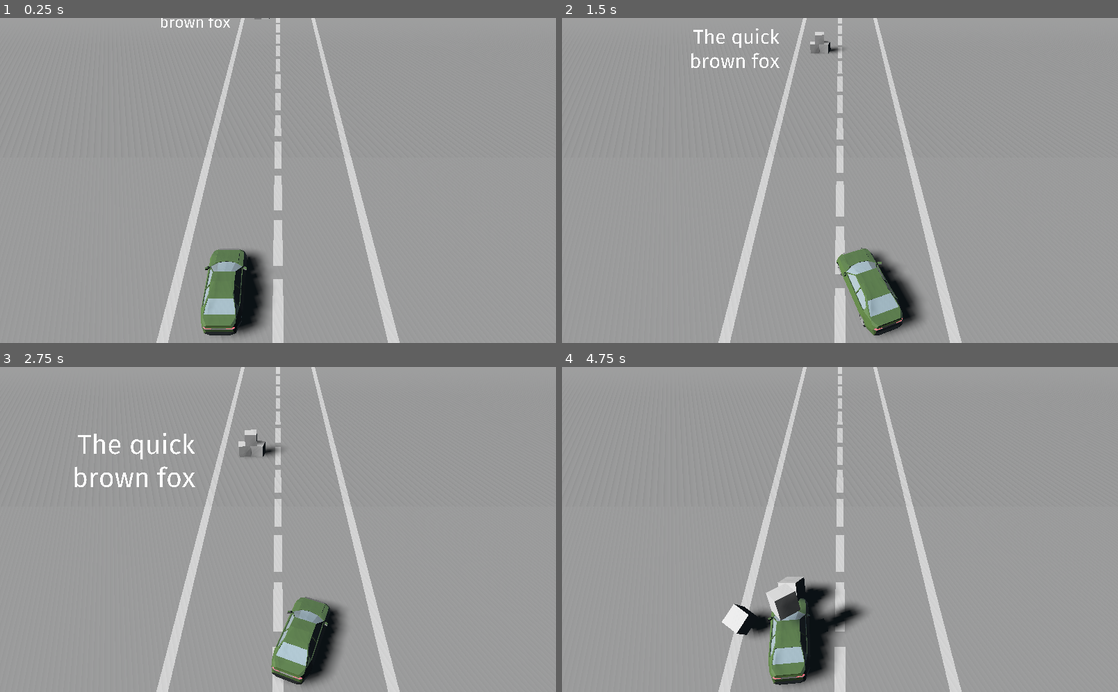
Above: before the commit, frames 1-4 (two rows, left to right).
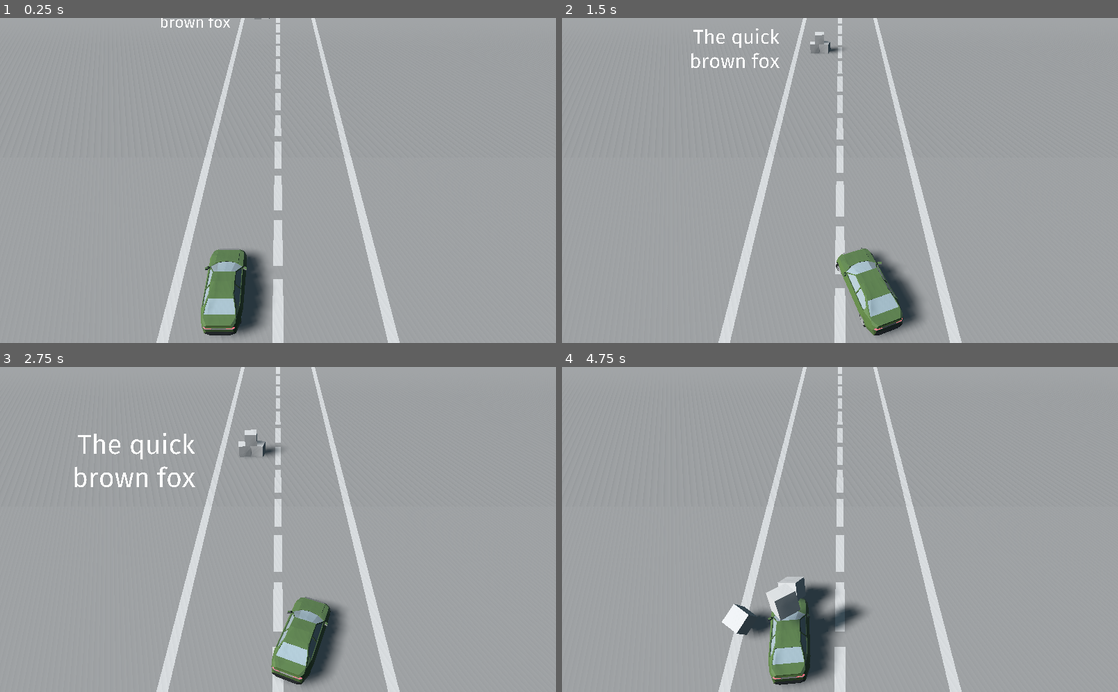
Above: after the commit, the same moments.

Repository: 12Boti/CarEdu
Game: Godot game, scene res://GameScene.tscn
Same seed, same stepped clock (60 frames per second), same inputs: the game is played once before the commit and once after it.
Inputs:
- Up to frame 1 (0.25 s): no input
- Up to frame 2 (1.5 s): hold D (change_lane_right) 0.53-1.28 s; hold A (change_lane_left) from 1.28 s (still down)
- Up to frame 3 (2.75 s): release A (change_lane_left) at 2.03 s; hold D (change_lane_right) from 2.03 s (still down)
- Up to frame 4 (4.75 s): release D (change_lane_right) at 3.53 s; hold A (change_lane_left) from 3.53 s (still down)

The runs differ from the first frame. In frame 1, 0.6% of the frame differs, in the area x 36-49%, y 0-96%; in frame 2, 0.4%; in frame 3, 0.5%; in frame 4, 1.6%, in the area x 31-53%, y 64-96%.

Commit message:
turn wheels when switching lanes

Diff:
--- a/Main.gd
+++ b/Main.gd
@@ -17,8 +17,8 @@
 var min_lane := 0
 var max_lane := 1
 
-var x_accel := 0.0
-var max_x_accel := 20.0
+var x_velocity := 0.0
+var max_x_velocity := 20.0
 
 func _ready():
 	# start in a lane
@@ -35,15 +35,21 @@
 func _physics_process(delta: float):
 	if Engine.editor_hint:
 		return # don't run in the editor
-	x_accel *= pow(0.005, delta) # damping
-	x_accel += (target_lane_pos().x - car.translation.x) * 10 * delta # spring motion
-	x_accel = clamp(x_accel, -max_x_accel, max_x_accel)
+	x_velocity *= pow(0.005, delta) # damping
+	var x_acceleration := (target_lane_pos().x - car.translation.x) * 10
+	x_velocity += x_acceleration * delta # spring motion
+	x_velocity = clamp(x_velocity, -max_x_velocity, max_x_velocity)
 	# move_and_slide handles `delta`
-	var current_velocity := car.move_and_slide(Vector3.FORWARD * speed + Vector3.RIGHT * x_accel)
+	var current_velocity := car.move_and_slide(Vector3.FORWARD * speed + Vector3.RIGHT * x_velocity)
 
 	# look where we're going
 	car.look_at(car.translation + current_velocity * 10, Vector3.UP)
 	car.rotation.y += deg2rad(180) # car model is backwards
+
+	# rotate wheels according to x acceleration
+	var rot := -atan(x_acceleration * 0.005)
+	(get_node("Car/front_left") as Spatial).rotation.y = rot
+	(get_node("Car/front_right") as Spatial).rotation.y = rot
 
 	# also update camera in `_physics_process` so it doesn't flicker
 	# normal `translate` would move it in the direction it's facing, so use `global_translate`
--- a/default_env.tres
+++ b/default_env.tres
@@ -5,4 +5,4 @@
 [resource]
 background_mode = 2
 background_sky = SubResource( 1 )
-ambient_light_energy = 0.0
+ambient_light_energy = 0.1
